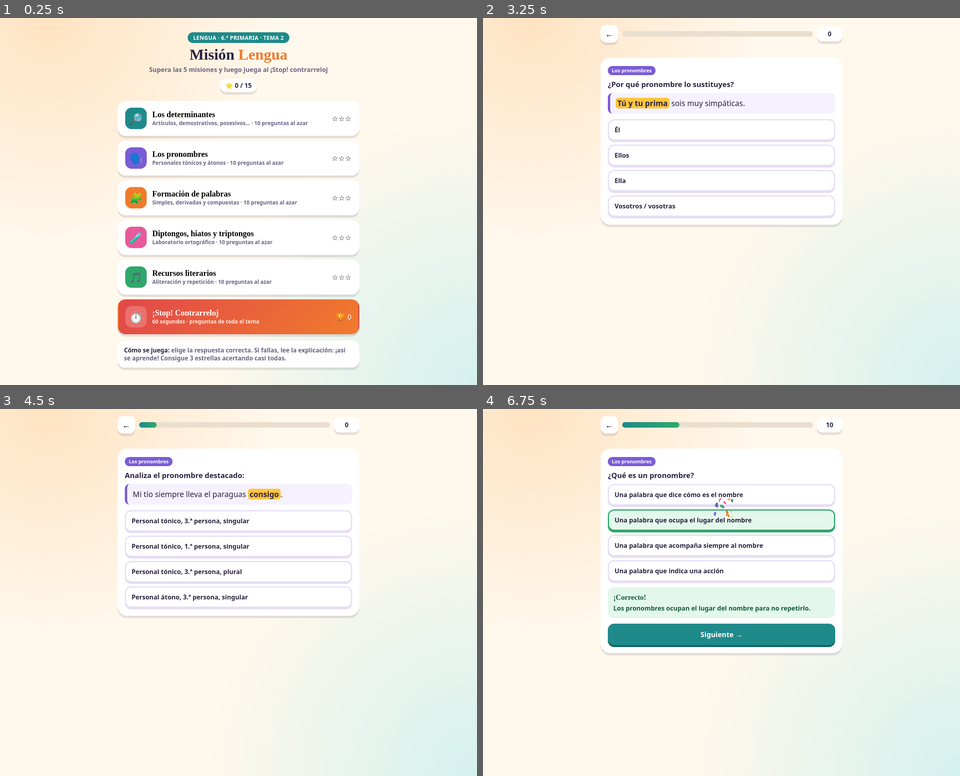
Above: before the commit, frames 1-4 (two rows, left to right).
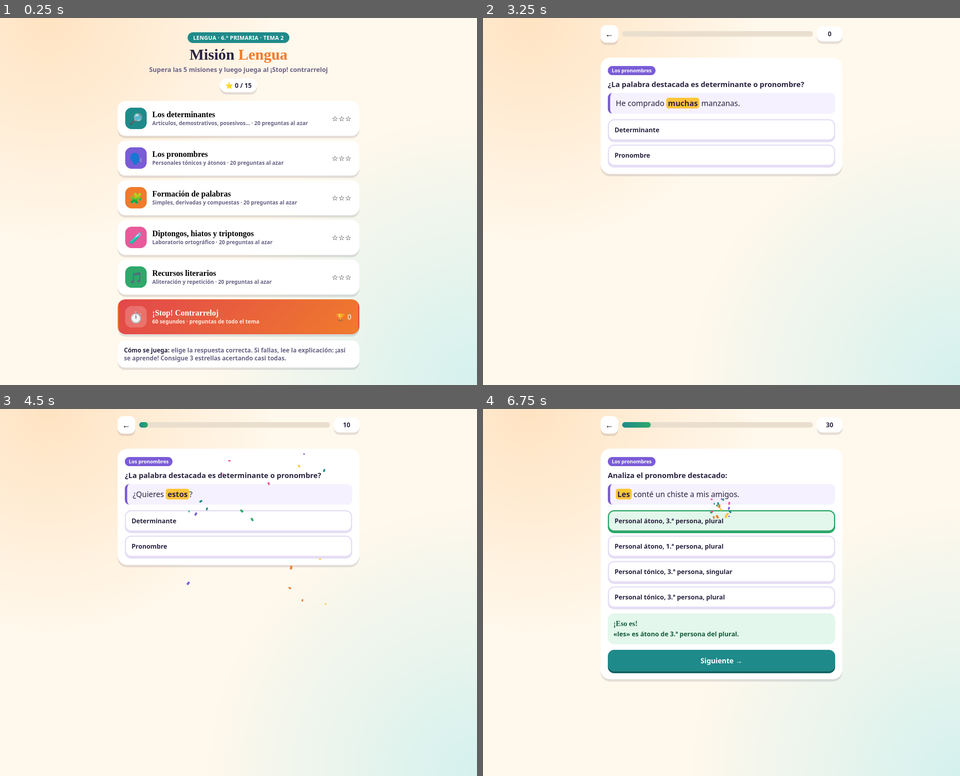
Above: after the commit, the same moments.

Repository: lorenalozano/juegos-estudio
Game: browser game, page 6-primaria/lengua/lengua-tema2-quest.html
Same seed, same stepped clock (60 frames per second), same inputs: the game is played once before the commit and once after it.
Inputs:
- Up to frame 1 (0.25 s): no input
- Up to frame 2 (3.25 s): click "🧩 Formación de palabras Simpl…" at 1.27 s; click "Compuesta" at 1.87 s; click "←" at 2.47 s; click "🗣️ Los pronombres Personales …" at 3.07 s
- Up to frame 3 (4.5 s): click "Él" (after the commit: "Determinante") at 3.67 s; click "Siguiente →" at 4.27 s
- Up to frame 4 (6.75 s): click "Personal tónico, 1.ª persona,…" (after the commit: "Pronombre") at 4.87 s; click "Siguiente →" at 5.47 s; click "Personal átono, 3.ª persona, …" (after the commit: "Personal átono, 2.ª persona, …") at 6.07 s; click "Siguiente →" at 6.27 s; click "Una palabra que ocupa el luga…" (after the commit: "Personal átono, 3.ª persona, …") at 6.67 s

The runs differ from the first frame. In frame 1, less than 0.1% of the frame differs, in the area x 45-54%, y 28-73%; in frame 2, 3.1%; in frame 3, 3.5%; in frame 4, 13%, in the area x 24-76%, y 3-75%.

Commit message:
Lengua Quest: 20 preguntas por misión y más frases de recursos literarios
Co-Authored-By: Claude Opus 5.5 <noreply@anthropic.com>
Claude-Session: https://claude.ai/code/session_0134A6Zzn9KgZuKiJJ8JmhjV

Diff:
--- a/6-primaria/lengua/lengua-tema2-quest.html
+++ b/6-primaria/lengua/lengua-tema2-quest.html
@@ -140,7 +140,7 @@
 
 <script>
 /* ---------- GENERADOR DE PREGUNTAS (contenido de la lección, tema 2) ---------- */
-const ROUND = 10;
+const ROUND = 20;
 const rnd = n => Math.floor(Math.random()*n);
 const pick = a => a[rnd(a.length)];
 function sample(a,k){ return shuffle(a).slice(0,k); }
@@ -333,9 +333,12 @@
  ["Tres tristes tigres tragan trigo en un trigal.","tr"],["Si Sansón no sazona su salsa con sal, le sale sosa.","s"],["El ruin rufián corría raudo.","r"],
  ["Erre con erre, guitarra; erre con erre, barril.","r"],["Mi mamá me mima.","m"],["Pablito clavó un clavito, ¿qué clavito clavó Pablito?","cl"],
  ["En el silencio solo se escuchaba un susurro de abejas que sonaba. (Garcilaso de la Vega)","s"],["Bajo el ala aleve del leve abanico. (Rubén Darío)","l"],
- ["El viento violento vuela veloz.","v"],["Fina, fría y fresca fluye la fuente.","f"],["Pepe pinta pinos pequeños para Paula.","p"],["Lola lava la lana lila.","l"]];
+ ["El viento violento vuela veloz.","v"],["Fina, fría y fresca fluye la fuente.","f"],["Pepe pinta pinos pequeños para Paula.","p"],["Lola lava la lana lila.","l"],
+ ["Rosa rasca la ropa roja.","r"],["Susana sale sola al sol.","s"],["Ramón rema rápido en el río.","r"],["Fede fabrica faroles fantásticos.","f"],
+ ["Paco pide pan para papá.","p"],["Víctor vende vasos verdes.","v"],["Mamá mima a Mimí.","m"],["Tomás toca el tambor todas las tardes.","t"]];
 const REPE = ["Reía y cantaba, cantaba y reía.","Corre, corre, que llegamos tarde.","Te espero, te espero y te espero.","Lluvia, lluvia, lluvia sobre el tejado.",
- "Nunca, nunca, nunca me rendiré.","Ya viene, ya viene el verano.","Cantaba y cantaba sin parar.","Más alto, más lejos, más fuerte."];
+ "Nunca, nunca, nunca me rendiré.","Ya viene, ya viene el verano.","Cantaba y cantaba sin parar.","Más alto, más lejos, más fuerte.",
+ "Mira, mira qué bonito.","Adiós, adiós, amigos.","Despacio, despacio, que te caes.","Sí, sí, sí, ¡lo hemos conseguido!","Agua, agua, quiero agua.","Siempre, siempre estaré contigo."];
 const SOUNDS = ["s","r","m","tr","f","l","cl","v","p","t","n","g"];
 const GEN_LIT = [
   ()=>{ if(Math.random()<.5){ const [s]=pick(ALIT); return {ctx:s,q:"¿Qué recurso literario aparece?",o:["Aliteración","Repetición"],a:0,fixed:true,e:"Se repite un sonido una y otra vez → aliteración."}; }
